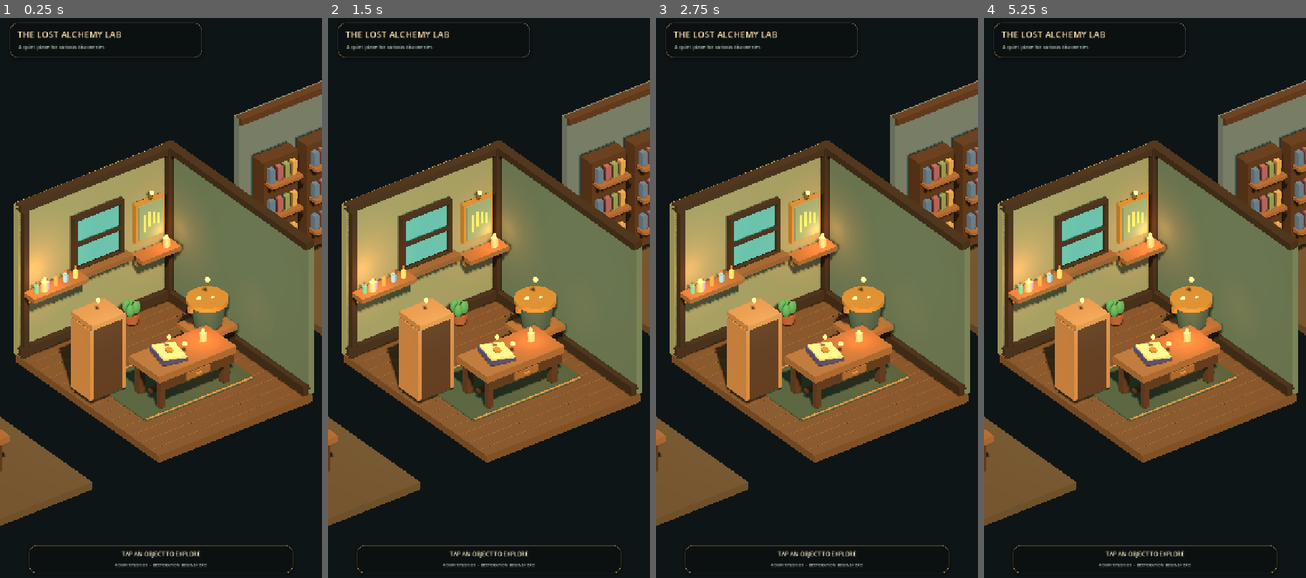
Above: before the commit, frames 1-4 (left to right).
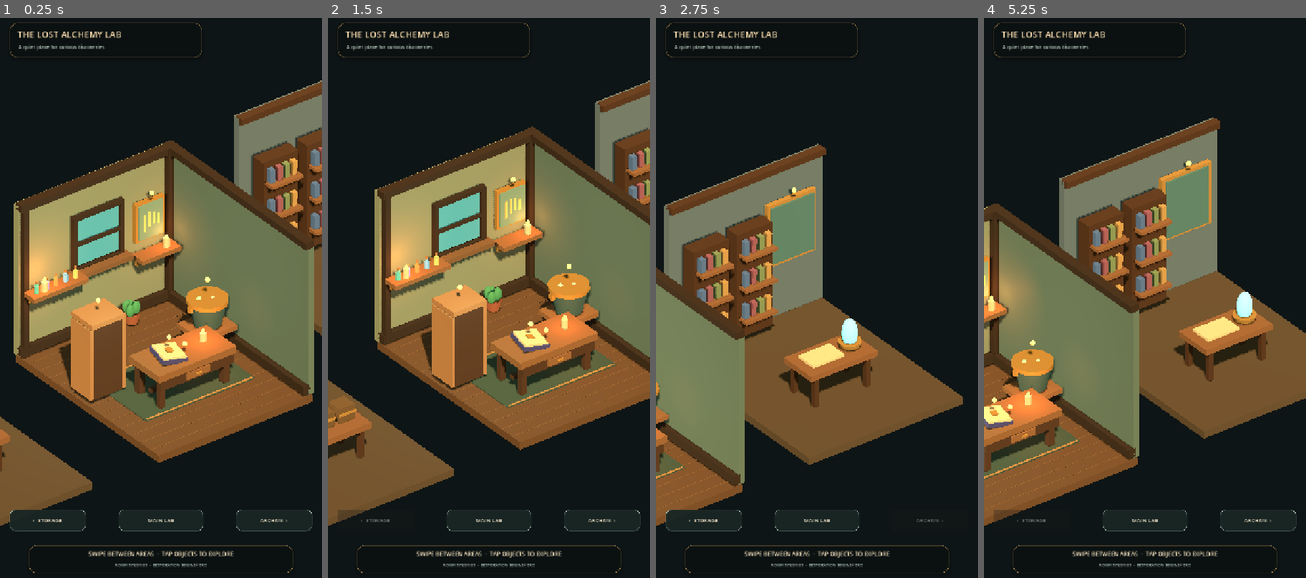
Above: after the commit, the same moments.

Repository: Kryodo/spell-sort-game
Game: Godot game, scene res://scenes/lab_room_prototype.tscn
The game is run twice, just before and just after one commit, with the same random seed, the same clock (stepped at 60 frames per second) and the same inputs.
Inputs (mouse positions are in pixels of both pictures, inside the frame that each line leads up to):
- Up to frame 1 (0.25 s): no input
- Up to frame 2 (1.5 s): click (489, 522) at 0.5 s, where only the run after the commit has a clickable "MAIN LAB"; click (376, 522) at 1.25 s, where only the run after the commit has a clickable "‹ STORAGE"
- Up to frame 3 (2.75 s): click (929, 522) at 2 s, where only the run after the commit has a clickable "ARCHIVE ›"
- Up to frame 4 (5.25 s): click (1032, 522) at 2.75 s, where only the run after the commit has a clickable "‹ STORAGE"; click (1145, 522) at 3.5 s, where only the run after the commit has a clickable "MAIN LAB"; click (1257, 522) at 4.25 s, where only the run after the commit has a clickable "ARCHIVE ›"; click (1032, 522) at 5 s, where only the run after the commit has a clickable "‹ STORAGE"

The runs differ from the first frame. In frame 1, 0.7% of the frame differs, in the area x 2-98%, y 87-97%; in frame 2, 34%; in frame 3, 43%; in frame 4, 48%, in the area x 0-100%, y 11-97%.

Commit message:
Add swipe navigation and route from hub to chapter prototype

Diff:
--- a/scripts/lab_room_prototype.gd
+++ b/scripts/lab_room_prototype.gd
@@ -281,6 +281,16 @@
 		Vector3(1.78, 1.42, 0.42), Vector3(1.38, 1.42, 1.18)
 	)
 	_register_interactable(
+		"ingredient_store", "Ingredient Stores",
+		"Collected herbs, minerals and curious ingredients are kept here. The shelves and work surfaces will gradually fill as new ingredients are discovered.",
+		Vector3(-7.8, 1.42, 1.50), Vector3(2.55, 1.10, 1.50)
+	)
+	_register_interactable(
+		"chapter_gate", "Verdant Hollow",
+		"A first place beyond the laboratory has been discovered. Explore a quiet glade of ancient stones, luminous plants and forgotten magic.",
+		Vector3(9.32, 2.80, -2.25), Vector3(1.80, 2.30, 0.70)
+	)
+	_register_interactable(
 		"world_map", "World Map",
 		"Unknown places lie beyond the laboratory. Discoveries will gradually reveal new environments and experiments.",
 		Vector3(1.83, 2.95, -2.27), Vector3(1.16, 1.42, 0.42)
@@ -310,7 +320,7 @@
 
 	var footer := _make_panel(Rect2(65.0, 1188.0, 590.0, 62.0), Color(0.045, 0.067, 0.068, 0.78), Color(0.78, 0.61, 0.36, 0.40), 16)
 	root.add_child(footer)
-	var instruction := _make_label("TAP AN OBJECT TO EXPLORE", 13, Color(0.98, 0.91, 0.77))
+	var instruction := _make_label("SWIPE BETWEEN AREAS  ·  TAP OBJECTS TO EXPLORE", 13, Color(0.98, 0.91, 0.77))
 	instruction.horizontal_alignment = HORIZONTAL_ALIGNMENT_CENTER
 	instruction.position = Vector2(12.0, 8.0)
 	instruction.size = Vector2(566.0, 22.0)
@@ -320,6 +330,25 @@
 	footer_note.position = Vector2(12.0, 32.0)
 	footer_note.size = Vector2(566.0, 18.0)
 	footer.add_child(footer_note)
+
+	var navigation_y := 1108.0
+	_storage_button = _make_button("‹  STORAGE", false)
+	_storage_button.position = Vector2(22.0, navigation_y)
+	_storage_button.size = Vector2(170.0, 48.0)
+	_storage_button.pressed.connect(func(): _set_hub_page(0))
+	root.add_child(_storage_button)
+
+	_lab_button = _make_button("MAIN LAB", false)
+	_lab_button.position = Vector2(265.0, navigation_y)
+	_lab_button.size = Vector2(190.0, 48.0)
+	_lab_button.pressed.connect(func(): _set_hub_page(1))
+	root.add_child(_lab_button)
+
+	_archive_button = _make_button("ARCHIVE  ›", false)
+	_archive_button.position = Vector2(528.0, navigation_y)
+	_archive_button.size = Vector2(170.0, 48.0)
+	_archive_button.pressed.connect(func(): _set_hub_page(2))
+	root.add_child(_archive_button)
 
 	_modal = _make_panel(Rect2(76.0, 492.0, 568.0, 292.0), Color(0.055, 0.078, 0.075, 0.97), Color(0.86, 0.69, 0.43, 0.92), 22)
 	_modal.visible = false
@@ -518,12 +547,56 @@
 	if _modal != null and _modal.visible:
 		return
 
-	if event is InputEventMouseButton and event.button_index == MOUSE_BUTTON_LEFT and event.pressed:
-		_try_interact(event.position)
-	elif event is InputEventScreenTouch and event.pressed:
-		_try_interact(event.position)
-	elif event is InputEventMouseMotion:
+	if event is InputEventScreenTouch:
+		if event.pressed:
+			_swipe_start = event.position
+			_swipe_active = true
+		else:
+			_finish_hub_gesture(event.position)
+	elif event is InputEventMouseButton and event.button_index == MOUSE_BUTTON_LEFT:
+		if event.pressed:
+			_swipe_start = event.position
+			_swipe_active = true
+		else:
+			_finish_hub_gesture(event.position)
+	elif event is InputEventMouseMotion and not _swipe_active:
 		_update_hover(event.position)
+
+
+func _finish_hub_gesture(screen_position: Vector2) -> void:
+	if not _swipe_active:
+		return
+	var delta := screen_position - _swipe_start
+	_swipe_active = false
+	if absf(delta.x) > 86.0 and absf(delta.x) > absf(delta.y) * 1.2:
+		_set_hub_page(_hub_page + (1 if delta.x < 0.0 else -1))
+	elif delta.length() < 30.0:
+		_try_interact(screen_position)
+
+
+func _set_hub_page(page: int) -> void:
+	var next_page := clampi(page, 0, 2)
+	if next_page == _hub_page:
+		return
+	_hub_page = next_page
+	if is_instance_valid(_camera_tween):
+		_camera_tween.kill()
+	var target_position := _camera_home_position + Vector3(float(_hub_page - 1) * 8.0, 0.0, 0.0)
+	_camera_tween = create_tween()
+	_camera_tween.set_trans(Tween.TRANS_CUBIC).set_ease(Tween.EASE_IN_OUT)
+	_camera_tween.tween_property(_camera, "position", target_position, 0.55)
+
+	if is_instance_valid(_page_label):
+		match _hub_page:
+			0:
+				_page_label.text = "INGREDIENT STORES  ·  01 / 03"
+			1:
+				_page_label.text = "MAIN LAB  ·  02 / 03"
+			2:
+				_page_label.text = "RESEARCH ARCHIVE  ·  03 / 03"
+	_storage_button.disabled = _hub_page == 0
+	_lab_button.disabled = _hub_page == 1
+	_archive_button.disabled = _hub_page == 2
 
 
 func _try_interact(screen_position: Vector2) -> void:
@@ -533,7 +606,7 @@
 	_active_interaction = String(area.get_meta("interaction_id"))
 	_modal_title.text = String(area.get_meta("title"))
 	_modal_body.text = String(area.get_meta("description"))
-	_primary_button.text = "BEGIN EXPERIMENT" if _active_interaction == "alchemy_table" else "CLOSE"
+	_primary_button.text = "BEGIN EXPERIMENT" if _active_interaction == "alchemy_table" else ("EXPLORE CHAPTER" if _active_interaction == "world_map" or _active_interaction == "chapter_gate" else "CLOSE")
 	_modal.visible = true
 
 
@@ -564,6 +637,8 @@
 func _on_primary_pressed() -> void:
 	if _active_interaction == "alchemy_table":
 		get_tree().change_scene_to_file(PUZZLE_SCENE)
+	elif _active_interaction == "world_map" or _active_interaction == "chapter_gate":
+		get_tree().change_scene_to_file(CHAPTER_SCENE)
 	else:
 		_close_modal()
 
